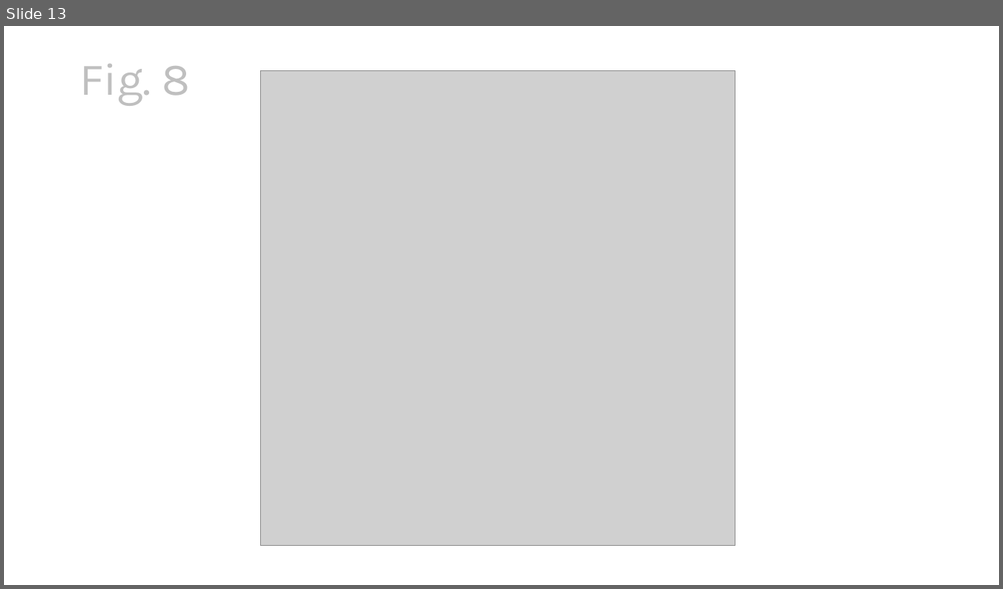
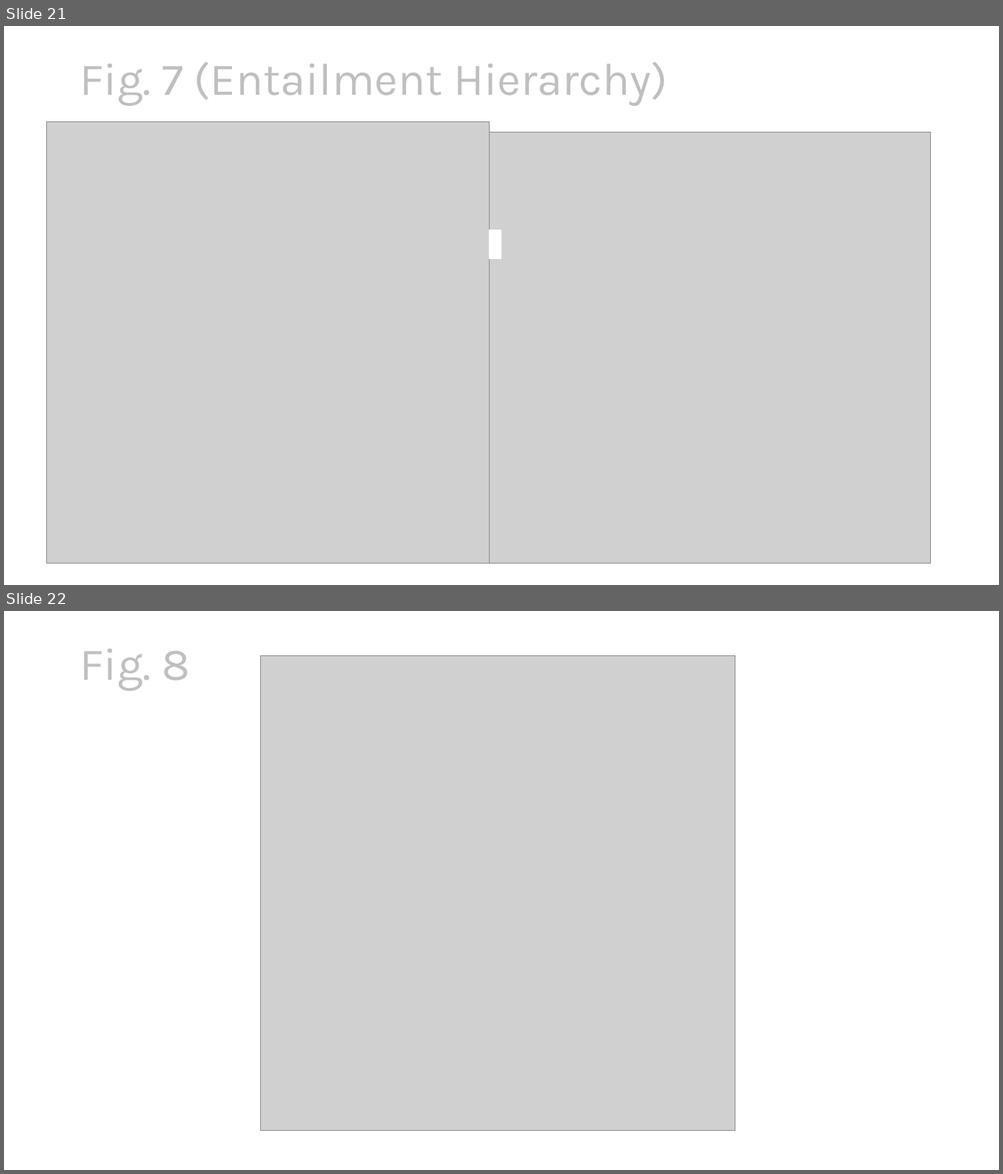
Before and after one commit to nghess/psy-507, a slide deck: presentation/st_yves_2023.pptx. Shown one above the other, each under a label of ours: slide 13 before the commit, slides 21 and 22 after it. The pictures are 1003x589 and 1003x1174 pixels, drawn with LibreOffice and Linux fonts; fonts in the diff are those of the drawing; grey boxes stand for pictures. Boxes give left, top, right and bottom in pixels: in the first picture for what was removed or moved away, otherwise in the second. Text is boxed around its words. In the diff, an @@ line names an element or a change of style, - is before the commit and + after.

```diff
--- a/presentation/st_yves_2023.pptx
+++ b/presentation/st_yves_2023.pptx
@@ slide 21 added at (4,26,999,585), background #FFFFFF @@
@@ title added at (79,62,667,106), 44 pt, text #BFBFBF @@
+Fig. 7 (Entailment Hierarchy)
@@ picture added at (46,121,489,564) @@
@@ picture added at (66,133,930,564) @@
@@ rectangle added at (489,230,502,260), fill #FFFFFF @@
@@ what was slide 13 is now slide 22 @@
```
Also in this commit, not shown: 4 slides changed, 8 other slides added, 7 other files.
